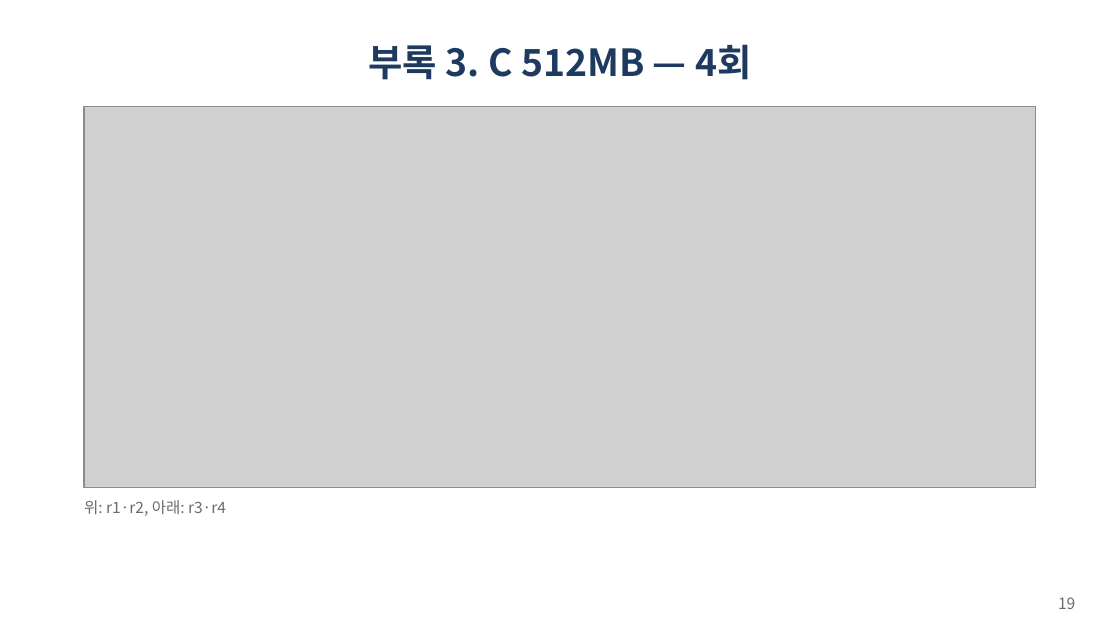
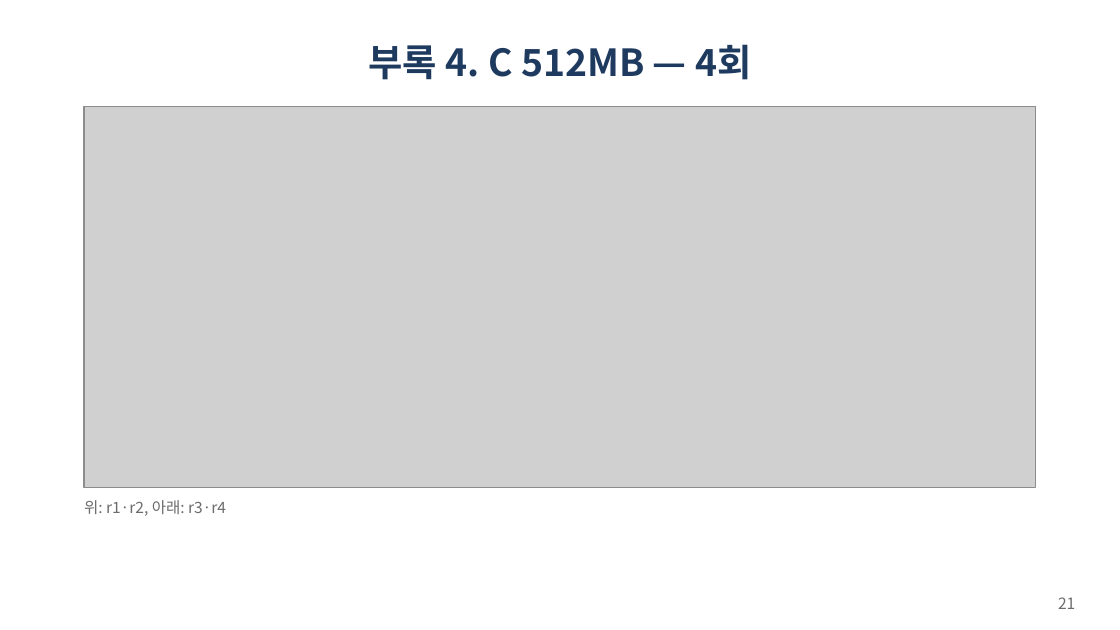
Before and after one commit to gihyeon23/pufferfish-memory-lab, a slide deck: slide 21 of common/lab-meetings/2026-11-20/fig6a-paper-aligned.pptx (slide 19 before the commit). Drawn at 1120x630 pixels with LibreOffice and Linux fonts; fonts in the diff are those of the drawing; grey boxes stand for pictures. Boxes give left, top, right and bottom in pixels: in the first picture for what was removed or moved away, otherwise in the second. Text is boxed around its words. In the diff, an @@ line names an element or a change of style, - is before the commit and + after.

```diff
--- a/common/lab-meetings/2026-11-20/fig6a-paper-aligned.pptx
+++ b/common/lab-meetings/2026-11-20/fig6a-paper-aligned.pptx
@@ title at (368,44,751,80): text changed @@
-부록 3. C 512MB — 4회
+부록 4. C 512MB — 4회
@@ page number at (1058,597,1075,609): text changed @@
-19
+21
```
Also in this commit, not shown: 6 other slides changed, 2 slides added, 2 other files.
